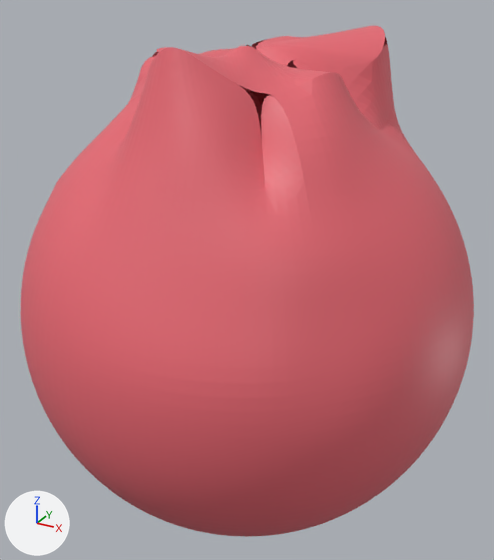
The Blender file volcano-dash/blender/stage 6/fireball.blend as it was, and as the next commit left it.
One viewpoint serves both versions: a 50 mm lens placed at (1.37, -2.48, 1.37), pointed at (-0.01, 0.01, 0.13). Every picture has the same lights, and +X, +Y and +Z are marked at lower left.
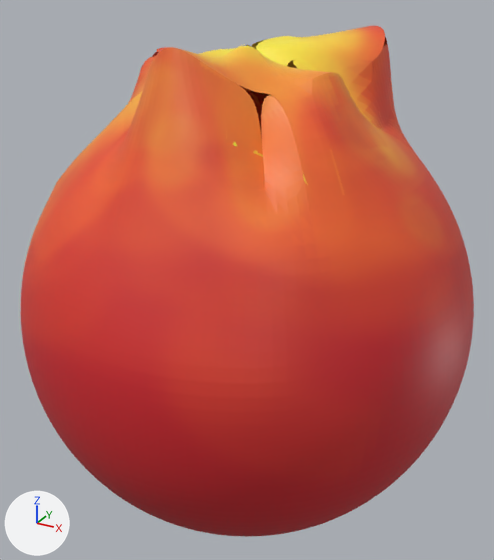
Location of each change, (x1, y1, x2, y2) in pixels of the pictures (494 x 560 px):
'Sphere', surface changed
    both: (21, 26, 474, 537)

The change in detail:
Picture 'Sphere Base Color' (img_sphere_base_color) is new.
In material 'Material.001' (mat_material_001), base_color is no longer (0.8, 0.137, 0.168), red #e76772.
In material 'Material.001' (mat_material_001), texture is now set to img_sphere_base_color.
